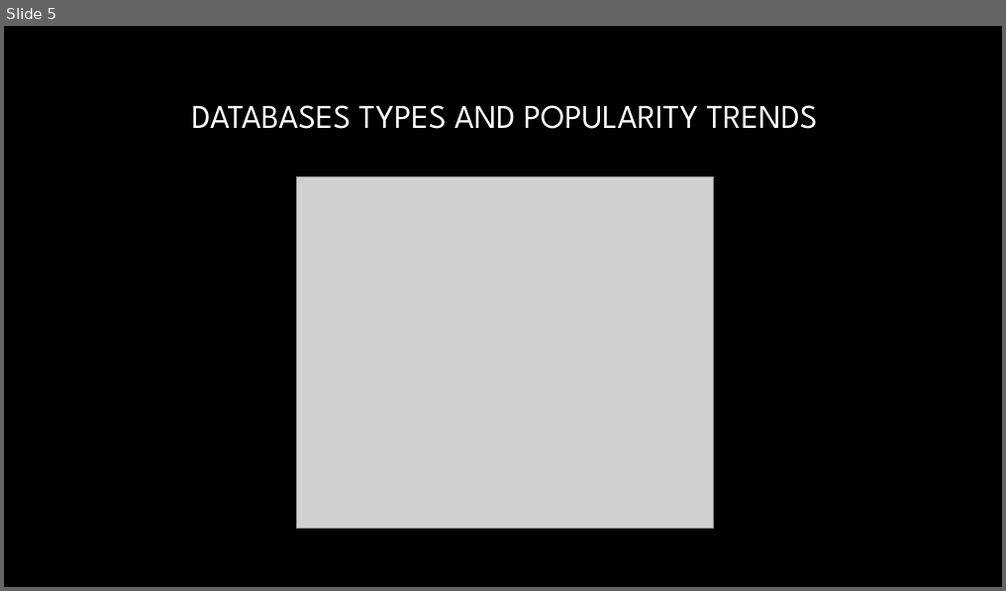
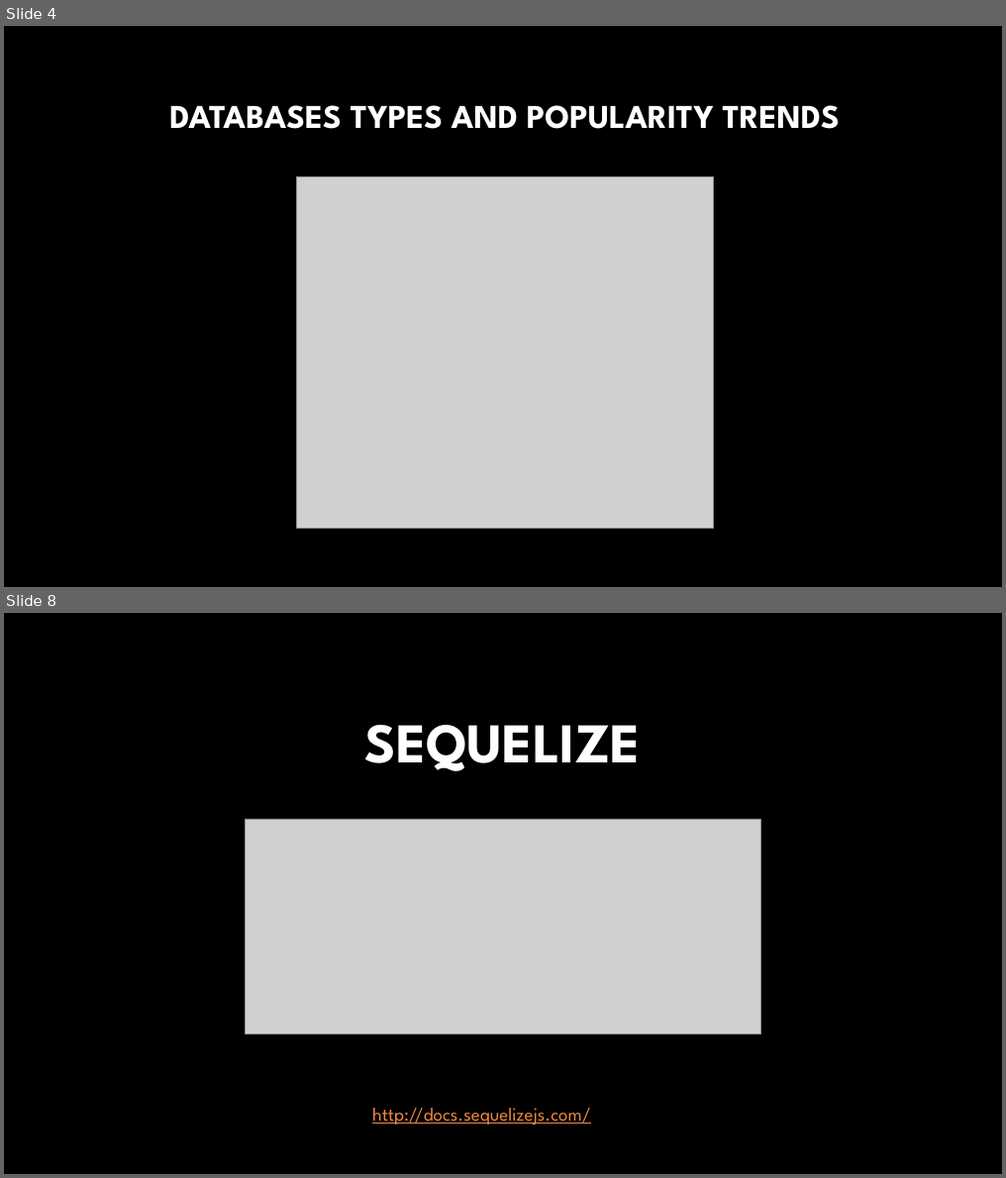
Before and after one commit to AlanWilsonWeb/Javascript-Talk, a slide deck: Presentation.pptx. Shown one above the other, each under a label of ours: slide 5 before the commit, slides 4 and 8 after it; the slides between them are not shown. The pictures are 1006x591 and 1006x1178 pixels, drawn with LibreOffice and Linux fonts; fonts in the diff are those of the drawing; grey boxes stand for pictures; background and template pictures are left out. Boxes give left, top, right and bottom in pixels: in the first picture for what was removed or moved away, otherwise in the second. Text is boxed around its words. In the diff, an @@ line names an element or a change of style, - is before the commit and + after.

Commit message:
Added sample sql database

```diff
--- a/Presentation.pptx
+++ b/Presentation.pptx
@@ slide 8 added at [4,613,1002,1174], background picture (left out) @@
@@ title added at [365,725,642,771], 54 pt, text gradient #FFFFFF to #A6A6A6, bold @@
+SEQUELIZE
@@ picture added at [245,819,761,1035] @@
@@ text added at [372,1108,591,1125], 18 pt, text #F28943, underline @@
+http://docs.sequelizejs.com/
@@ what was slide 5 is now slide 4 @@
@@ slide 4 changed as well @@
@@ title "DATABASES TYPES AND POPULARITY TRENDS" at [169,105,840,129]: bold on @@
```
Also in this commit, not shown: 3 other slides changed, 4 other slides added, 3 slides removed, 1 other file.
